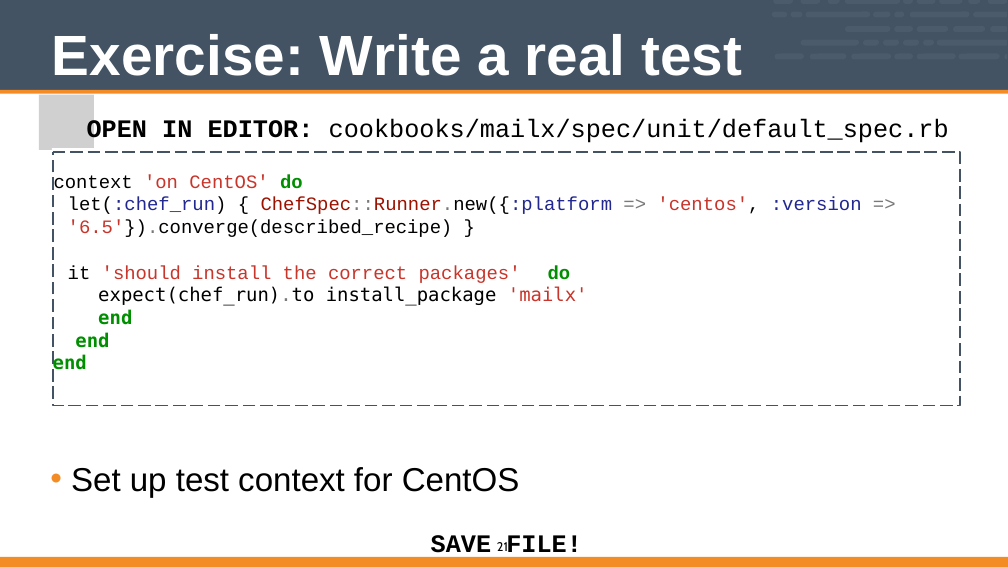
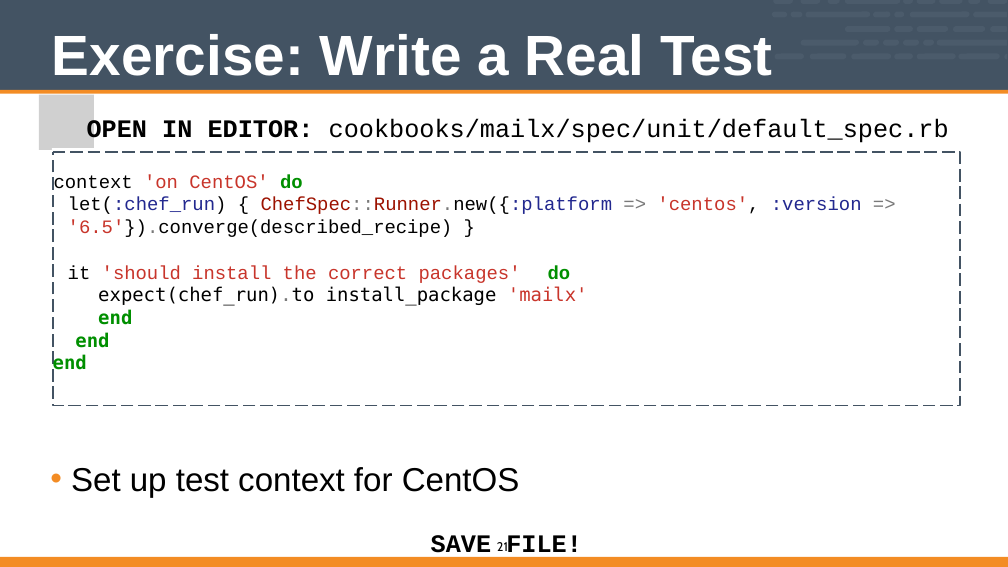
Before and after one commit to vinyar/chef-intermediate, a slide deck: slide 21 of Modules/12-Chef_Intermediate.pptx. Drawn at 1008x567 pixels with LibreOffice and Linux fonts; fonts in the diff are those of the drawing; grey boxes stand for pictures. Boxes give left, top, right and bottom in pixels: in the first picture for what was removed or moved away, otherwise in the second. Text is boxed around its words. In the diff, an @@ line names an element or a change of style, - is before the commit and + after.

```diff
--- a/Modules/12-Chef_Intermediate.pptx
+++ b/Modules/12-Chef_Intermediate.pptx
@@ title at (x1=52, y1=34, x2=772, y2=76): text changed @@
-Exercise: Write a real test
+Exercise: Write a Real Test
```
Also in this commit, not shown: 17 other slides changed.
